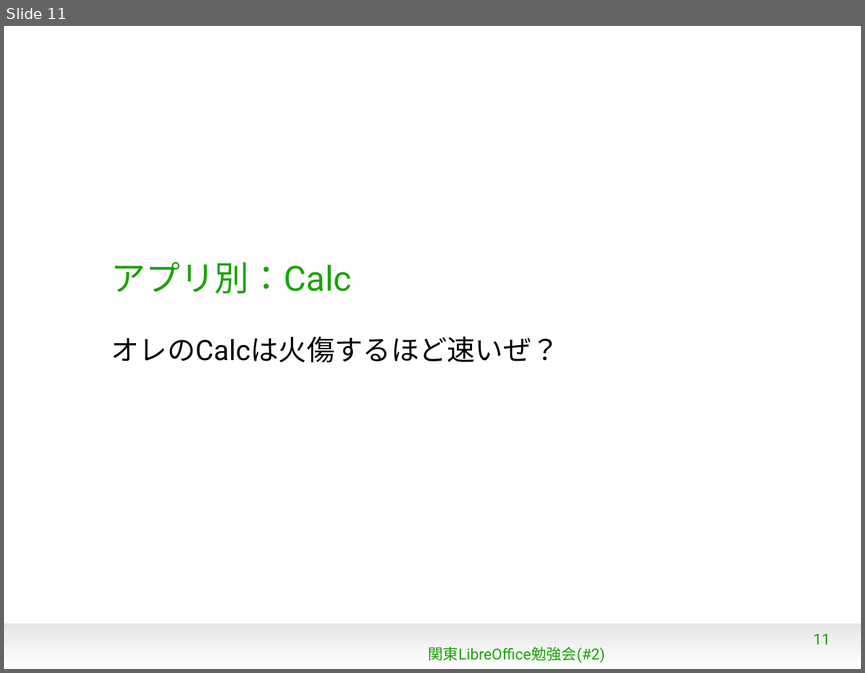
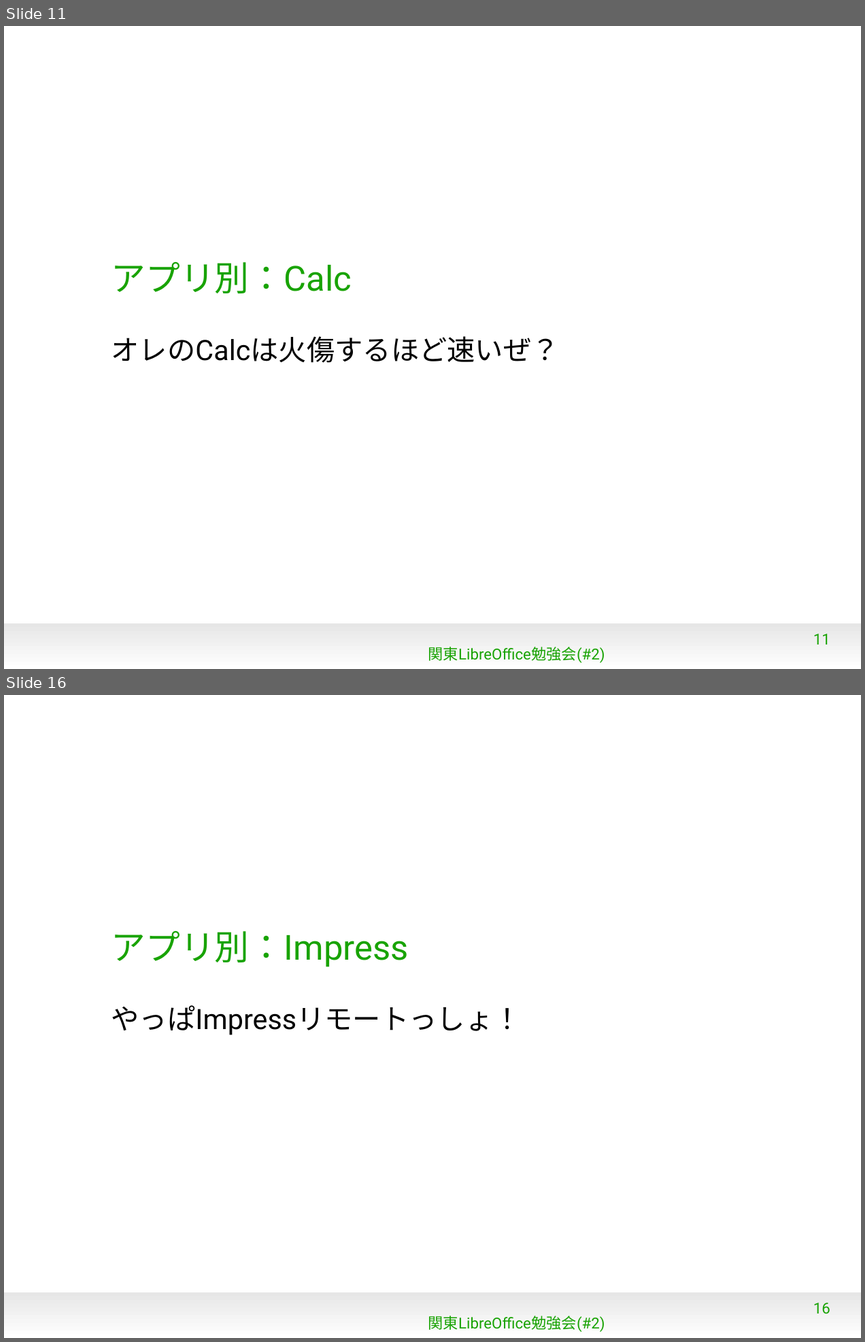
Before and after one commit to naruoga/KantoLibreOffice, a slide deck: Jan2013/WhatsNew4-0.odp. Shown one above the other, each under a label of ours: slide 11 before the commit, slides 11 and 16 after it; the slides between them are not shown. The pictures are 865x673 and 865x1342 pixels, drawn with LibreOffice and Linux fonts; fonts in the diff are those of the drawing; background and template pictures are left out. Boxes give left, top, right and bottom in pixels: in the first picture for what was removed or moved away, otherwise in the second. Text is boxed around its words. In the diff, an @@ line names an element or a change of style, - is before the commit and + after.

```diff
--- a/Jan2013/WhatsNew4-0.odp
+++ b/Jan2013/WhatsNew4-0.odp
@@ slide 16 added at [4, 695, 861, 1338], background #FFFFFF; not listed: 1 template element that a slide beside it also shows @@
@@ title added at [111, 931, 408, 967], 32 pt, text #18A303 @@
+アプリ別：Impress
@@ subtitle added at [111, 1005, 521, 1035], 26 pt, text #000000 @@
+やっぱImpressリモートっしょ！
@@ page number added at [813, 1302, 830, 1313], 14 pt, text #18A303 @@
+16
@@ text added at [428, 1315, 605, 1331], 14 pt, text #18A303 @@
+関東LibreOffice勉強会(#2)
```
Also in this commit, not shown: 2 slides changed, 9 other slides added, 3 slides removed.
